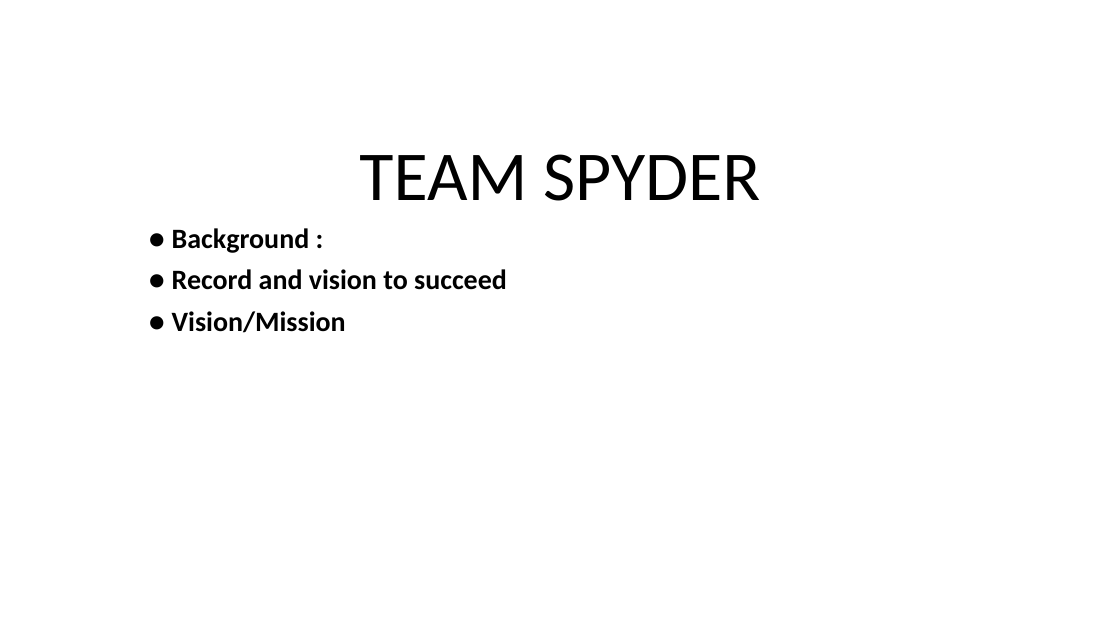
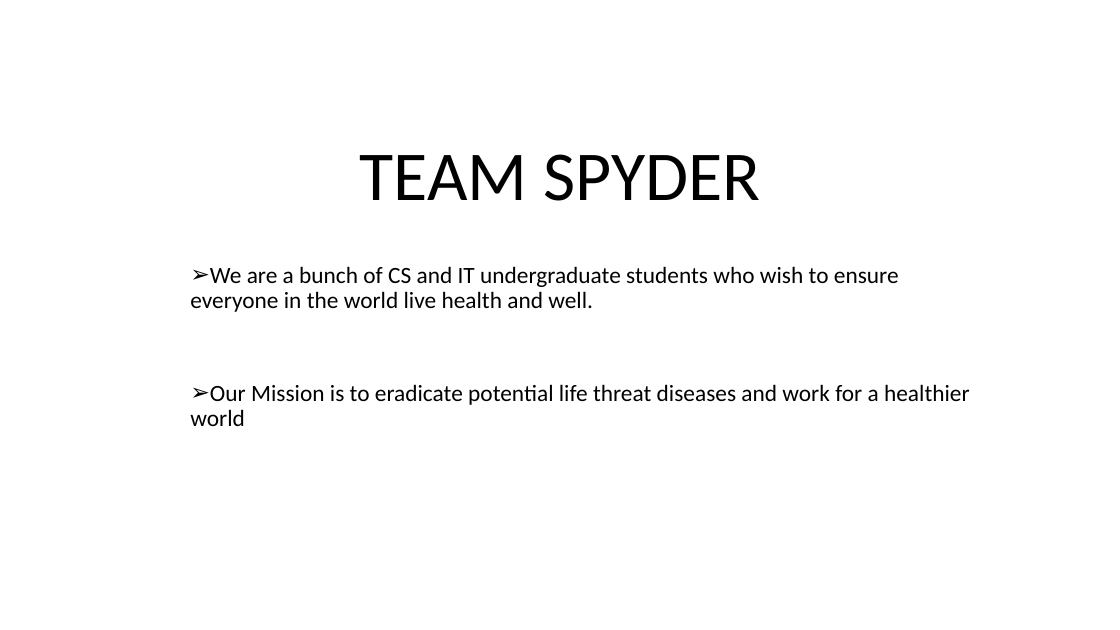
Before and after one commit to fangcao1314/SIHRepo, a slide deck: slide 1 of sepsis_ppt.pptx. Drawn at 1120x630 pixels with LibreOffice and Linux fonts; fonts in the diff are those of the drawing. Boxes give left, top, right and bottom in pixels: in the first picture for what was removed or moved away, otherwise in the second. Text is boxed around its words. In the diff, an @@ line names an element or a change of style, - is before the commit and + after.

Commit message:
PPT updated

```diff
--- a/sepsis_ppt.pptx
+++ b/sepsis_ppt.pptx
@@ subtitle at [190, 266, 970, 426]: text changed; size 24 to 20 pt; bold off @@
-● Background :
-● Record and vision to succeed
-● Vision/Mission
+  ➢ We are a bunch of CS and IT undergraduate students who wish to ensure everyone in the world live health and well.
+  ➢ Our Mission is to eradicate potential life threat diseases and work for a healthier world
```
